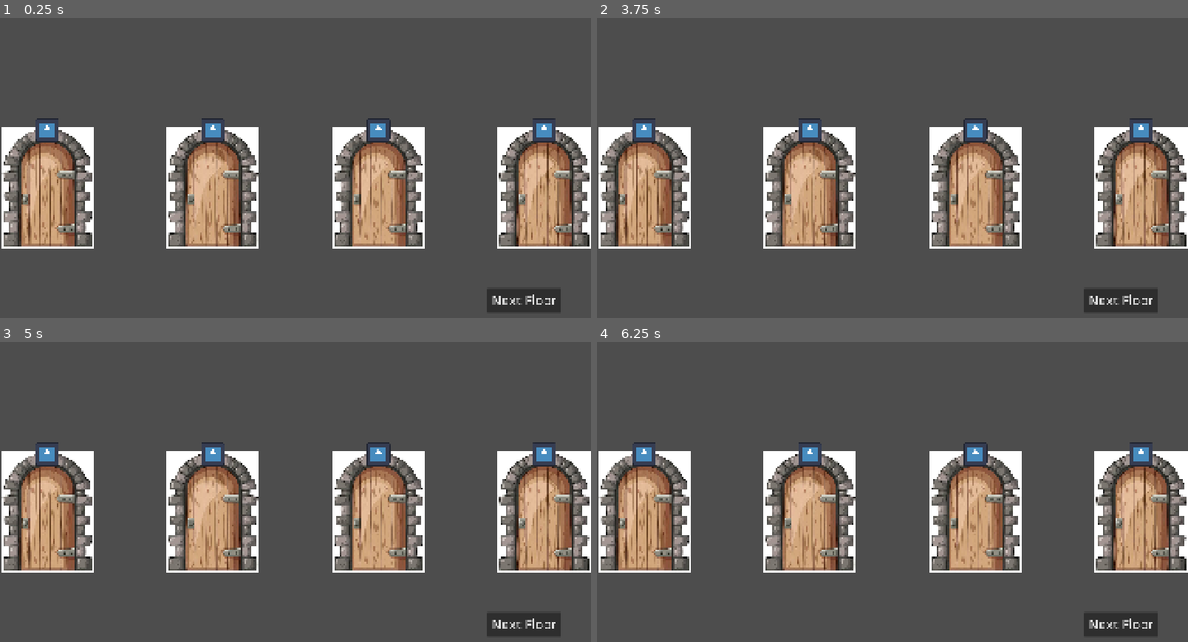
Above: before the commit, frames 1-4 (two rows, left to right).
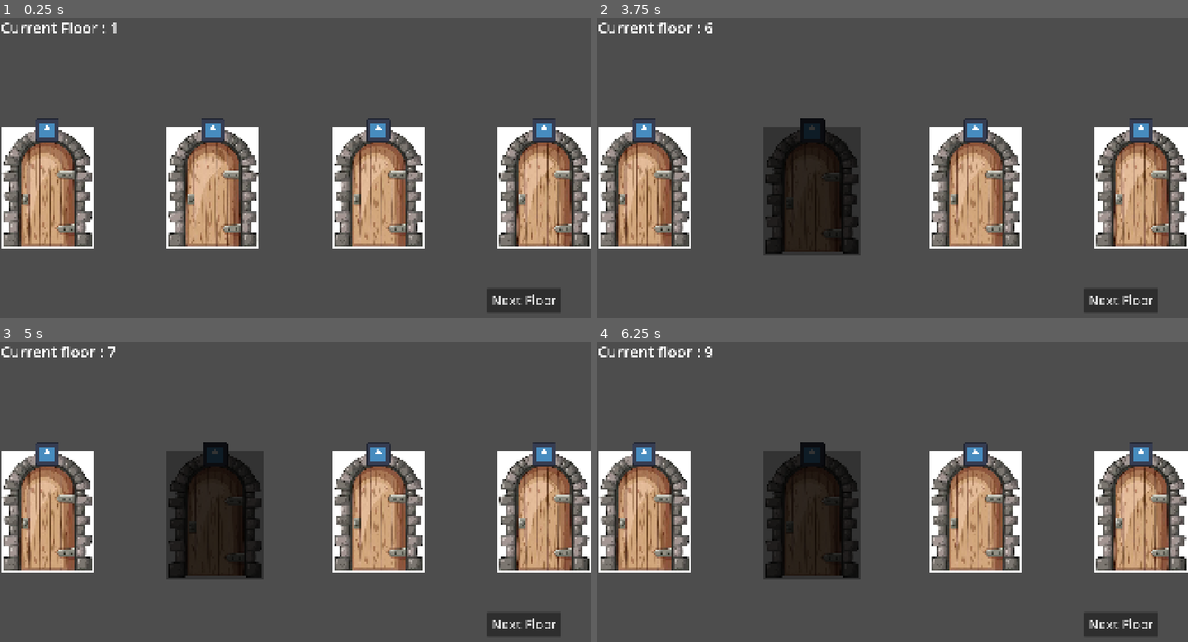
Above: after the commit, the same moments.

Repository: GanisAD/SCOUNDREL-COMPFEST-18-IGI
Game: Godot game, scene res://Scene/explore.tscn
The game is run twice, just before and just after one commit, with the same random seed, the same clock (stepped at 60 frames per second) and the same inputs. This scene is started directly instead of the project's main scene. The engine's default icon, where the game draws it, is replaced by a stand-in: a white triangle on a blue panel in a dark square.
Inputs (mouse positions are in pixels of both pictures, inside the frame that each line leads up to):
- Up to frame 1 (0.25 s): no input
- Up to frame 2 (3.75 s): click "Next Floor" at 0.5 s; click "Next Floor" at 1.25 s; click "Next Floor" at 2 s; tap Enter at 2.75 s; move the mouse to (1022, 153) at 2.77 s; press the mouse at (1022, 153) at 2.78 s; release the mouse at (1022, 153) at 3.5 s; tap Space at 3.5 s; drag from (774, 186) to (862, 234) at 3.52 s
- Up to frame 3 (5 s): tap Enter at 4.25 s; move the mouse to (354, 420) at 4.27 s; press the mouse at (354, 420) at 4.28 s
- Up to frame 4 (6.25 s): release the mouse at (951, 420) at 5 s; tap Space at 5 s; drag from (862, 558) to (715, 444) at 5.02 s; tap Enter at 5.75 s; move the mouse to (1069, 543) at 5.77 s; press the mouse at (1069, 543) at 5.78 s

The runs differ from the first frame. In frame 1, 0.3% of the frame differs, in the area x 0-20%, y 1-6%; in frame 2, 7.4%, in the area x 0-45%, y 1-80%; in frame 3, 7.4%; in frame 4, 7.4%.

Commit message:
Game Manager and door state
Well, implementing game manager to actually understand which room is active and door state so it could be more interactive

Diff:
--- /dev/null
+++ b/Data/Room/club.tres
@@ -0,0 +1,11 @@
+[gd_resource type="Resource" script_class="RoomData" format=3 uid="uid://q4y4jmlebogg"]
+
+[ext_resource type="Resource" uid="uid://bo7ypbto4afgd" path="res://Data/Stats/Enemy/Skeleton(1).tres" id="1_xtdmi"]
+[ext_resource type="Script" uid="uid://dyf4igi785lr7" path="res://Script/Exploration/Room/room_data.gd" id="2_j8hut"]
+
+[resource]
+script = ExtResource("2_j8hut")
+room_name = "Skeleton Room"
+description = "Room that have been infested by monster card"
+possible_monster_encounters = Array[Resource]([ExtResource("1_xtdmi")])
+metadata/_custom_type_script = "uid://dyf4igi785lr7"
--- a/Data/Room/cub.tres
+++ /dev/null
@@ -1,7 +0,0 @@
-[gd_resource type="Resource" script_class="RoomData" format=3 uid="uid://q4y4jmlebogg"]
-
-[ext_resource type="Script" uid="uid://dyf4igi785lr7" path="res://Script/Exploration/Room/room_data.gd" id="1_74ot8"]
-
-[resource]
-script = ExtResource("1_74ot8")
-metadata/_custom_type_script = "uid://dyf4igi785lr7"
--- a/Data/Room/diamond.tres
+++ b/Data/Room/diamond.tres
@@ -1,7 +1,12 @@
 [gd_resource type="Resource" script_class="RoomData" format=3 uid="uid://q08ausaafx2d"]
 
+[ext_resource type="Resource" uid="uid://o3vhb2j0n08v" path="res://Data/Weapon/GuardSword/guardDeck.tres" id="1_cw7tu"]
 [ext_resource type="Script" uid="uid://dyf4igi785lr7" path="res://Script/Exploration/Room/room_data.gd" id="1_knyec"]
 
 [resource]
 script = ExtResource("1_knyec")
+room_name = "Weapon Room"
+room_type = 0
+description = "room with weapon card"
+possible_item_pool = Array[Resource]([ExtResource("1_cw7tu")])
 metadata/_custom_type_script = "uid://dyf4igi785lr7"
--- a/Scene/Components/Door.tscn
+++ b/Scene/Components/Door.tscn
@@ -1,11 +1,17 @@
 [gd_scene format=3 uid="uid://b4i4ujg8mxuqk"]
 
 [ext_resource type="Texture2D" uid="uid://cpfim6w13pk16" path="res://Resources/Door/door.jpg" id="1_jddv1"]
+[ext_resource type="Script" uid="uid://clwsydhwm8ahp" path="res://Script/Exploration/door.gd" id="1_n0ia5"]
+[ext_resource type="Script" uid="uid://dyf4igi785lr7" path="res://Script/Exploration/Room/room_data.gd" id="2_q8uni"]
 [ext_resource type="Texture2D" uid="uid://40im08ubt0ik" path="res://icon.svg" id="2_wor5m"]
+[ext_resource type="Resource" uid="uid://q4y4jmlebogg" path="res://Data/Room/club.tres" id="3_dtdkr"]
+[ext_resource type="Resource" uid="uid://q08ausaafx2d" path="res://Data/Room/diamond.tres" id="4_ba50q"]
 
 [node name="Door" type="Control" unique_id=1355465168]
 layout_mode = 3
 anchors_preset = 0
+script = ExtResource("1_n0ia5")
+possible_rooms = Array[ExtResource("2_q8uni")]([ExtResource("3_dtdkr"), ExtResource("4_ba50q")])
 
 [node name="DoorFrame" type="TextureRect" parent="." unique_id=1509663597]
 custom_minimum_size = Vector2(300, 400)
--- a/Scene/Components/Room.tscn
+++ b/Scene/Components/Room.tscn
@@ -1,8 +1,10 @@
 [gd_scene format=3 uid="uid://djn5aj5ngdyqa"]
 
 [ext_resource type="Texture2D" uid="uid://djyy6r8jhskyh" path="res://Resources/bg.png" id="1_21of8"]
+[ext_resource type="Script" uid="uid://b10ix646rbsbe" path="res://Script/Exploration/room.gd" id="1_rbu8w"]
 
 [node name="Room" type="Node2D" unique_id=1794246926]
+script = ExtResource("1_rbu8w")
 
 [node name="Control" type="Control" parent="." unique_id=1270012249]
 layout_mode = 3
--- a/Scene/explore.tscn
+++ b/Scene/explore.tscn
@@ -4,8 +4,13 @@
 [ext_resource type="Script" uid="uid://cepulgyterui0" path="res://Script/Exploration/dungeon_manager.gd" id="1_n3gve"]
 [ext_resource type="Script" uid="uid://d3v8x6t5ps4ms" path="res://Script/Exploration/elevator.gd" id="3_lsfxy"]
 
-[node name="Explore" type="Node2D" unique_id=554458340]
+[sub_resource type="LabelSettings" id="LabelSettings_n3gve"]
+font_size = 49
+
+[node name="Explore" type="Node2D" unique_id=554458340 node_paths=PackedStringArray("elevator", "doors")]
 script = ExtResource("1_n3gve")
+elevator = NodePath("Elevator")
+doors = [NodePath("HBoxContainer/Door"), NodePath("HBoxContainer/Door2"), NodePath("HBoxContainer/Door3"), NodePath("HBoxContainer/Door4")]
 
 [node name="HBoxContainer" type="HBoxContainer" parent="." unique_id=200171025]
 offset_left = 4.0
@@ -34,3 +39,11 @@
 theme_override_font_sizes/font_size = 42
 text = "Next Floor"
 script = ExtResource("3_lsfxy")
+
+[node name="floorLabel" type="Label" parent="." unique_id=1990206801]
+offset_left = 2.0
+offset_top = 45.0
+offset_right = 357.0
+offset_bottom = 113.0
+text = "Current Floor : 1"
+label_settings = SubResource("LabelSettings_n3gve")
--- a/Script/Combat/combat.gd
+++ b/Script/Combat/combat.gd
@@ -63,3 +63,4 @@
 
 func _on_victory() -> void:
 	print("Victory! Semua musuh telah dikalahkan.")
+	GameManager.return_to_dungeon_overworld()
--- a/Script/Exploration/door.gd
+++ b/Script/Exploration/door.gd
@@ -1,42 +1,56 @@
 # door.gd
 class_name Door
-extends Control # Atau Control / Button sesuai setup Anda
+extends Control
 
-signal door_entered(selected_room_data: RoomData)
+signal door_selected(room_data: RoomData)
 
-## Referensi ke node visual tempat menampilkan ikon (Sprite2D atau TextureRect)
-@export var icon_display: Sprite2D # Ganti ke TextureRect jika menggunakan UI Control
+enum State { LOCKED, AVAILABLE, DISABLED }
 
-## Pool jenis ruangan yang BISA dimunculkan oleh pintu ini
+@export var icon_display: TextureRect
 @export var possible_rooms: Array[RoomData] = []
 
-## Menampung hasil acak ruangan untuk pintu ini
+var current_state: State = State.AVAILABLE
 var assigned_room_data: RoomData
 
 func _ready() -> void:
+	# Hubungkan sinyal mouse bawaan Control
+	mouse_entered.connect(_on_mouse_entered)
+	mouse_exited.connect(_on_mouse_exited)
+	gui_input.connect(_on_gui_input)
+
 	generate_random_room()
 
-## Mengacak jenis ruangan dan memperbarui tampilan ikon
 func generate_random_room() -> void:
 	if possible_rooms.is_empty():
-		push_warning("Door: Pool possible_rooms masih kosong!")
+		return
+	assigned_room_data = possible_rooms.pick_random()
+	if icon_display and assigned_room_data:
+		icon_display.texture = assigned_room_data.room_icon
+
+func set_door_state(new_state: State) -> void:
+	current_state = new_state
+	match current_state:
+		State.LOCKED:
+			modulate = Color(0.4, 0.4, 0.4) # Visual redup/terkunci
+		State.AVAILABLE:
+			modulate = Color.WHITE
+		State.DISABLED:
+			modulate = Color(0.2, 0.2, 0.2)
+
+func _on_mouse_entered() -> void:
+	if current_state == State.AVAILABLE:
+		# Animasi Hover Sederhana (Tweening scale)
+		create_tween().tween_property(self, "scale", Vector2(1.05, 1.05), 0.1)
+
+func _on_mouse_exited() -> void:
+	if current_state == State.AVAILABLE:
+		create_tween().tween_property(self, "scale", Vector2.ONE, 0.1)
+
+func _on_gui_input(event: InputEvent) -> void:
+	if current_state != State.AVAILABLE:
 		return
 
-	# 1. Ambil satu RoomData secara acak dari pool
-	assigned_room_data = possible_rooms.pick_random()
-
-	# 2. Perbarui visual ikon di pintu
-	update_door_visual()
-
-## Mengatur tekstur ikon berdasarkan RoomData yang didapat
-func update_door_visual() -> void:
-	if assigned_room_data and icon_display:
-		if assigned_room_data.room_icon:
-			icon_display.texture = assigned_room_data.room_icon
-		else:
-			push_warning("RoomData '" + assigned_room_data.room_name + "' belum memiliki room_icon!")
-
-## Dipanggil saat pemain berinteraksi dengan pintu ini
-func enter_door() -> void:
-	if assigned_room_data:
-		door_entered.emit(assigned_room_data)
+	if event is InputEventMouseButton and event.button_index == MOUSE_BUTTON_LEFT and event.pressed:
+		set_door_state(State.DISABLED)
+		# Panggil GameManager untuk langsung pindah scene sesuai RoomData pintu ini
+		GameManager.enter_room(assigned_room_data)
--- a/Script/Exploration/dungeon_manager.gd
+++ b/Script/Exploration/dungeon_manager.gd
@@ -4,6 +4,8 @@
 
 @export var elevator: Elevator
 @export var doors: Array[Door] = []
+
+@onready var floor_label : Label = $floorLabel
 
 var current_floor: int = 1
 
@@ -13,11 +15,16 @@
 		elevator.elevator_used.connect(_on_elevator_used)
 
 func _on_elevator_used() -> void:
+
 	current_floor += 1
-	print("Pindah ke Floor: ", current_floor)
+	update_floor_ui()
+	reroll_all_doors()
 
-	# Panggil fungsi reroll di semua pintu
-	reroll_all_doors()
+func update_floor_ui() -> void:
+	if floor_label:
+		floor_label.text = "Current floor : %d" % current_floor
+	else:
+		push_error("DungeonManager: floor_label TIDAK DITEMUKAN / NULL!")
 
 func reroll_all_doors() -> void:
 	for door in doors:
--- a/Script/Exploration/elevator.gd
+++ b/Script/Exploration/elevator.gd
@@ -1,9 +1,13 @@
 # elevator.gd
 class_name Elevator
-extends Button # Atau Area2D jika berupa objek fisik di dunia 2D
+extends Button
 
 signal elevator_used
 
+func _ready() -> void:
+	# Menghubungkan sinyal klik bawaan Button ke pemancar sinyal elevator_used
+	pressed.connect(_on_pressed)
+
 func _on_pressed() -> void:
-	# Memancarkan sinyal saat pemain menekan tombol lift
+	print("Elevator: Tombol dipencet!")
 	elevator_used.emit()
--- a/Script/Exploration/room.gd
+++ b/Script/Exploration/room.gd
@@ -4,6 +4,13 @@
 
 ## Referensi RoomData aktif yang sedang dimuat di ruangan ini
 var current_room_data: RoomData
+
+func _ready() -> void:
+	# Ambil data ruangan yang disimpan di GameManager
+	var active_room = GameManager.current_room_data
+
+	if active_room:
+		setup_room(active_room)
 
 ## Dipanggil saat pemain berpindah ke ruangan baru
 func setup_room(room_data: RoomData) -> void:
--- /dev/null
+++ b/Script/Game_System/game_manager.gd
@@ -0,0 +1,44 @@
+# game_manager.gd
+extends Node
+
+# --- DATA PROGRES PEMAIN (RUN DATA) ---
+var current_floor: int = 1
+var player_hp: int = 100
+var max_hp: int = 100
+var player_gold: int = 0
+
+# --- DATA RUANGAN AKTIF ---
+var current_room_data: RoomData = null
+
+
+# --- FUNGSI PENGELOLAAN DATA ---
+
+## Dipanggil saat memulai permainan/run baru dari awal
+func start_new_run() -> void:
+	current_floor = 1
+	player_hp = max_hp
+	player_gold = 0
+	current_room_data = null
+	print("New Run Started!")
+
+## Menyimpan data ruangan terpilih dan berpindah ke scene tujuan
+func enter_room(room_data: RoomData) -> void:
+	current_room_data = room_data
+
+	if current_room_data == null:
+		push_warning("GameManager: Enter room dipanggil tanpa RoomData!")
+		return
+
+	# Tentukan pindah scene berdasarkan tipe ruangan
+	match current_room_data.room_type:
+		RoomType.Type.CLUB:
+			# Berpindah ke scene pertarungan utama
+			get_tree().change_scene_to_file("res://scenes/battle.tscn")
+		_:
+			# Tipe ruangan lain (Diamond, Heart, Spade) ke scene event/loot
+			get_tree().change_scene_to_file("res://scenes/room_event.tscn")
+
+## Dipanggil setelah pertempuran/event ruangan selesai untuk kembali ke pemilihan pintu
+func return_to_dungeon_overworld() -> void:
+	current_room_data = null
+	get_tree().change_scene_to_file("res://scenes/dungeon_overworld.tscn")
--- a/project.godot
+++ b/project.godot
@@ -17,6 +17,7 @@
 
 [autoload]
 
+GameManager="*uid://ci4rstpxo42rx"
 Events="*uid://4wbw7vl7kc54"
 
 [display]
Not shown, added: Script/Game_System/game_manager.gd.uid
